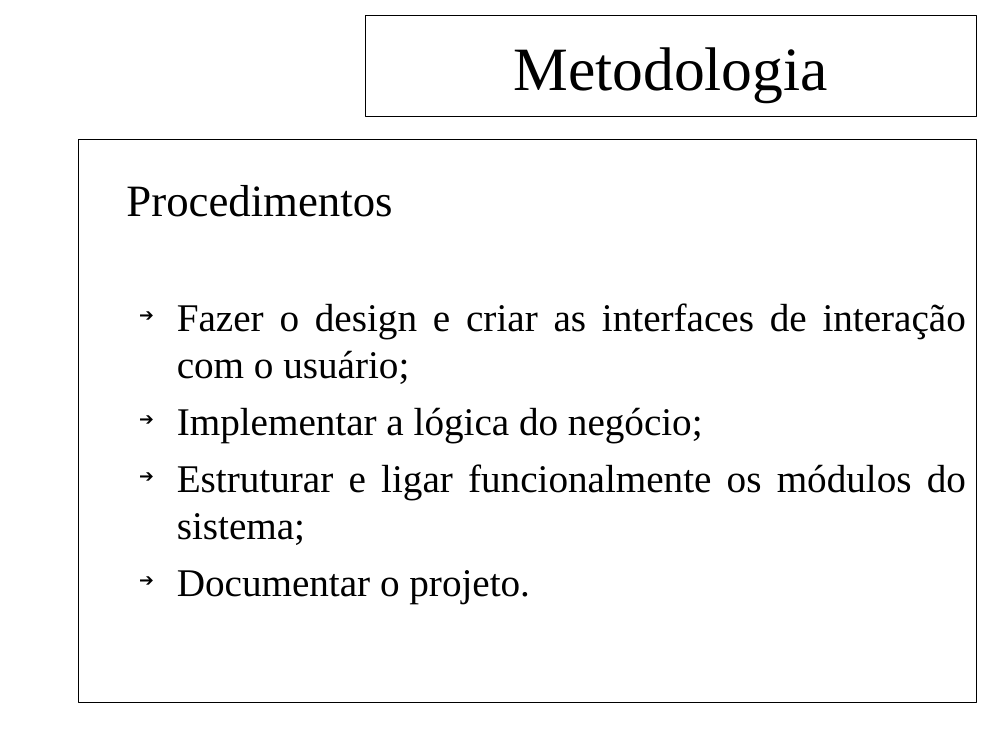
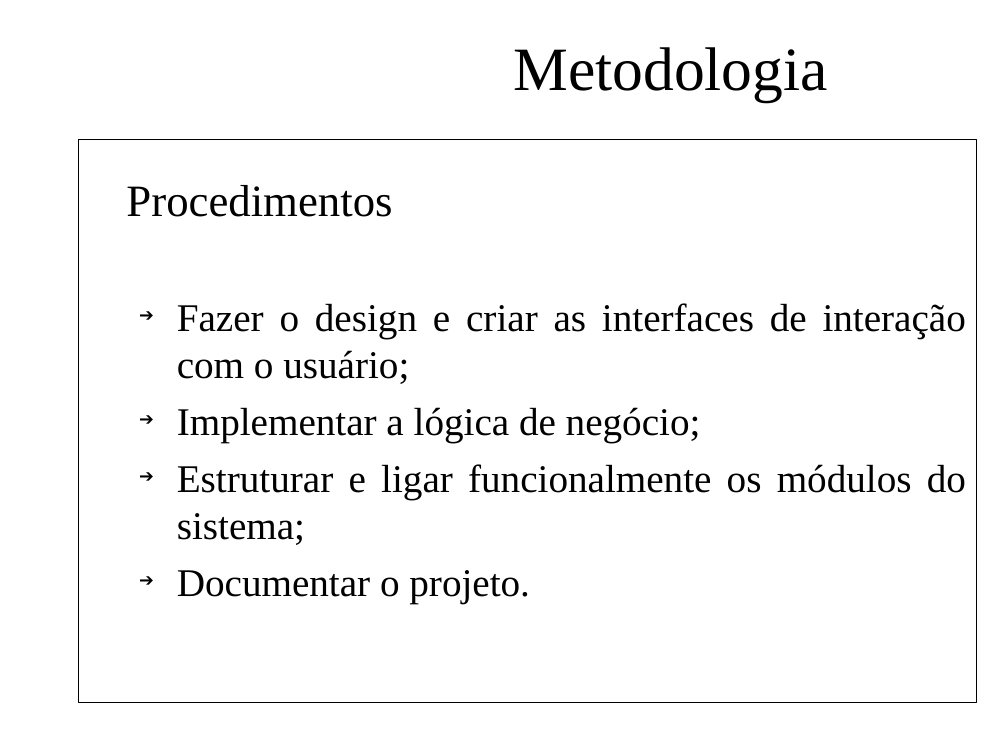
Before and after one commit to feliperodriguesprado/tcc_repository, a slide deck: slide 15 of documents/life_cycle/qualificacao/qualificacao_slides.odp (slide 14 before the commit). Drawn at 1008x756 pixels with LibreOffice and Linux fonts; fonts in the diff are those of the drawing; background and template pictures are left out. Boxes give left, top, right and bottom in pixels: in the first picture for what was removed or moved away, otherwise in the second. Text is boxed around its words. In the diff, an @@ line names an element or a change of style, - is before the commit and + after.

```diff
--- a/documents/life_cycle/qualificacao/qualificacao_slides.odp
+++ b/documents/life_cycle/qualificacao/qualificacao_slides.odp
@@ title "Metodologia": place and size @@
-title "Metodologia" at [365, 16, 977, 117]
+title "Metodologia" at [513, 47, 828, 102]
@@ title "Metodologia" at [513, 47, 828, 102]: outline #000000 0.74 pt to none @@
@@ text in rectangle at [177, 407, 701, 442]: text changed @@
-  ➔ Implementar a lógica do negócio;
+  ➔ Implementar a lógica de negócio;
```
Also in this commit, not shown: 15 other slides changed, 1 slide added, 1 slide removed, 1 other file.
